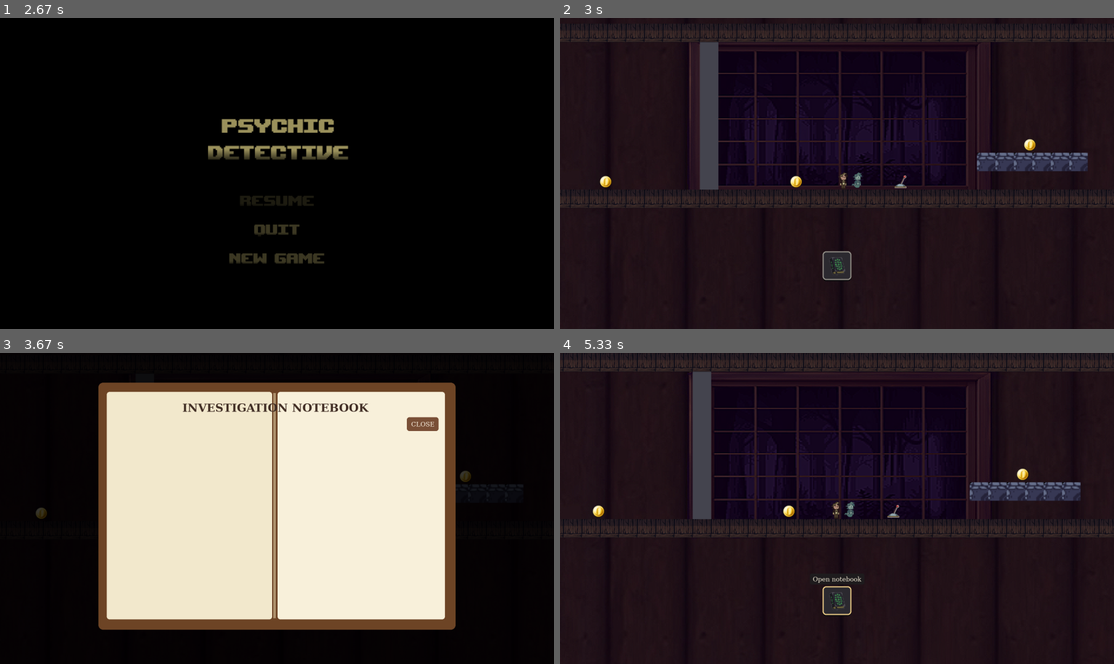
Above: before the commit, frames 1-4 (two rows, left to right).
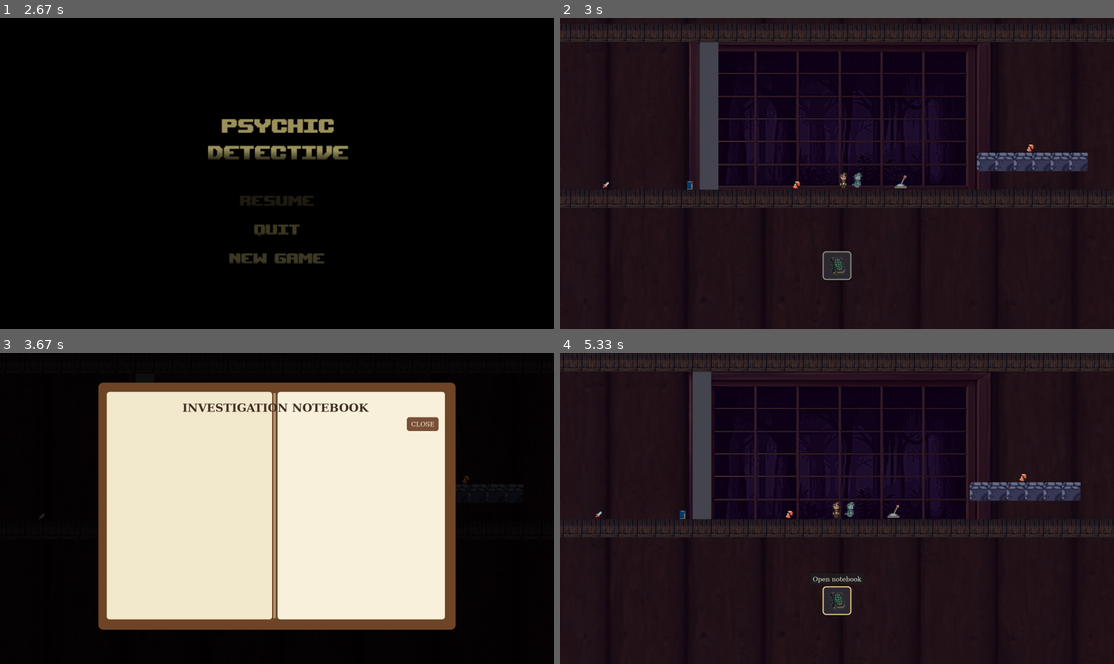
Above: after the commit, the same moments.

Repository: CS-321-Mystery-Inc/Murder-Mystery-pygame-
Game: pygame game, started from gameloop.py
Same seed, same stepped clock (60 frames per second), same inputs: the game is played once before the commit and once after it.
Inputs (mouse positions are in pixels of both pictures, inside the frame that each line leads up to):
- Up to frame 1 (2.67 s): type "2 (at the terminal prompt)" at 0 s; click (216, 195) at 0.38 s; click (454, 164) at 1.22 s; click (282, 195) at 1.55 s; click (105, 126) at 1.88 s; click (216, 136) at 2.22 s; click (288, 67) at 2.55 s
- Up to frame 2 (3 s): click (809, 254) at 2.88 s
- Up to frame 3 (3.67 s): click (277, 601) at 3.22 s; hold Right from 3.5 s (still down); hold D from 3.5 s (still down); tap Space at 3.57 s
- Up to frame 4 (5.33 s): tap Space at 3.87 s; release Right at 3.97 s; release D at 3.97 s; tap Esc at 5 s

Frame 1 is identical in both runs. In frame 2, 0.2% of the frame differs, in the area x 7-86%, y 38-56%; in frame 3, 0.1%; in frame 4, 0.2%, in the area x 5-85%, y 37-54%.

Commit message:
Updated Clues (#63)
* Add files via upload

Clue assets (levels 1 and 2)

* Add files via upload

Implemented new clues (level 1)

* Add files via upload

Updated clue descriptions

Diff:
--- a/gameloop.py
+++ b/gameloop.py
@@ -1,4 +1,5 @@
-"""Psychic Detective - Level 1, bottom-center notebook HUD, and save/load.
+"""
+Psychic Detective - Level 1, bottom-center notebook HUD, and save/load.
 
 Place at the project root alongside scripts/, menus/, and database/.
 The closed-book HUD icon is loaded from data/images/notebook.png when present.
@@ -12,7 +13,7 @@
 
 from scripts.utils import load_image, load_images, Animation
 from scripts.entities import PhysicsEntity
-from scripts.tilemap import Tilemap, LEVEL_ONE_ITEMS
+from scripts.tilemap import Tilemap, LEVEL_ONE_ITEMS, LEVEL_TWO_ITEMS
 from scripts.interactable import Switch, MovableWall
 from scripts.clue import Clue
 from menus.mainmenu import MainMenu
@@ -37,7 +38,7 @@
         self.movement1 = [False, False]
         self.movement2 = [False, False]
 
-        # Reuse the team's existing art until final level assets are available.
+        # Stores assets used in-game.
         self.assets = {
             'decor': load_images('tiles/decor'),
             'grass': load_images('tiles/grass'),
@@ -47,6 +48,13 @@
             'astral_player': load_image('entities/astral/astral_player.png'),
             'background': load_image('background5.png'),
             'floor': load_images('tiles/floor'),
+            'enchanted_parchment': pygame.transform.scale_by(load_image('entities/clues/enchanted_parchment.png'), 0.5),
+            'dagger': pygame.transform.scale_by(load_image('entities/clues/dagger.png'), 0.5),
+            'broken_brooch': pygame.transform.scale_by(load_image('entities/clues/broken_brooch.png'), 0.5),
+            'justice_tarot_card': pygame.transform.scale_by(load_image('entities/clues/justice_tarot_card.png'), 0.5),
+            'embroidery_scissors': pygame.transform.scale_by(load_image('entities/clues/embroidery_scissors.png'), 0.5),
+            'small_sweater': pygame.transform.scale_by(load_image('entities/clues/small_sweater.png'), 0.5),
+            'emperor_tarot_card': pygame.transform.scale_by(load_image('entities/clues/emperor_tarot_card.png'), 0.5),
             'corporeal/idle': Animation(load_images('entities/corporeal/idle'), img_dur=6),
             'corporeal/run': Animation(load_images('entities/corporeal/run'), img_dur=4),
             'astral/idle': Animation(load_images('entities/astral/idle'), img_dur=6),
@@ -54,9 +62,8 @@
             'switch/idle': Animation(load_images('entities/lever/idle'), img_dur=6),
             'switch/flipped': Animation(load_images('entities/lever/flipped'), img_dur=6),
         }
-        self.clue_img = load_image('entities/clues/placeholderclue.png')
+
         # The user-provided closed-book icon lives in the standard assets folder.
-        # Keep a drawn fallback so teammates can run before notebook.png is added.
         notebook_icon_path = 'data/images/notebook.png'
         self.notebook_icon = (load_image('notebook.png')
                               if os.path.isfile(notebook_icon_path) else None)
@@ -76,6 +83,7 @@
                        self.player.pos[1] - self.screen_height // 2]
 
         self.interactables = pygame.sprite.Group()
+
         # Solid barrier between the ceiling (y=128) and ground (y=640).
         self.secret_wall = MovableWall(self, (1536, 128), size=(64, 512))
         self.lever = Switch(self, (2200, 576), linked_wall=self.secret_wall)
@@ -84,25 +92,28 @@
 
         self.clue_catalog = {item['id']: item for item in LEVEL_ONE_ITEMS}
         self.clues = pygame.sprite.Group()
-        self.collected_clues = []  # legacy list; the database is the source of truth
+        self.collected_clues = []  # Legacy list; the database is the source of truth
         self.spawn_clues()
         self.refresh_collected()
 
         self.paused = False
         self.in_notebook = False
+
         # Esc still brings up the original-style dark pause menu. The notebook
         # is accessible directly from the bottom-center in-game inventory slot.
         self.pause_options = ['RESUME GAME', 'SAVE GAME', 'LOAD GAME', 'QUIT GAME']
         self.pause_selection = 0
         self.pause_status = ''
         self.pause_option_rects = []
-        # Leave the notebook high enough to be fully visible in a 1920x1080 window.
+
+        # Leaves the notebook high enough to be fully visible in a 1920x1080 window.
         self.notebook_hud_rect = pygame.Rect(self.screen_width // 2 - 50,
                                              self.screen_height - 270, 100, 100)
         self.notebook_close_rect = pygame.Rect(1440, 153, 100, 54)
         self.notebook_type_rects = {}
         self.notebook_item_rects = {}
         self.notebook_selected_item = None
+
         # Evidence pickup notifications appear briefly over gameplay.
         # Queue them so collecting multiple items quickly does not skip any text.
         self.collection_notifications = []
@@ -118,17 +129,38 @@
     # ----- Level items and persistence -----
 
     def spawn_clues(self):
-        """Instantiate the current level's evidence from one editable catalog."""
+        # Instantiates the current level's evidence from one editable catalog.
         self.clues.empty()
-        for item in LEVEL_ONE_ITEMS:
-            x = int(item['center_x'] - self.clue_img.get_width() / 2)
-            y = int(item['surface_y'] - self.clue_img.get_height())
-            self.clues.add(Clue((x, y), self.clue_img, item['name'],
-                                evidence_id=item['id'], item_type=item['item_type'],
-                                description=item['description']))
+
+        # Level 1
+        for i in range(len(LEVEL_ONE_ITEMS)):
+            if (i == 0 or i == 1): # Enchanted Parchments
+                x = int(LEVEL_ONE_ITEMS[i]['center_x'] - self.assets['enchanted_parchment'].get_width() / 2)
+                y = int(LEVEL_ONE_ITEMS[i]['surface_y'] - self.assets['enchanted_parchment'].get_height())
+                self.clues.add(Clue((x, y), self.assets['enchanted_parchment'], LEVEL_ONE_ITEMS[i]['name'],
+                    evidence_id=LEVEL_ONE_ITEMS[i]['id'], item_type=LEVEL_ONE_ITEMS[i]['item_type'],
+                    description=LEVEL_ONE_ITEMS[i]['description']))
+            elif (i == 2): # Dagger
+                x = int(LEVEL_ONE_ITEMS[i]['center_x'] - self.assets['dagger'].get_width() / 2)
+                y = int(LEVEL_ONE_ITEMS[i]['surface_y'] - self.assets['dagger'].get_height())
+                self.clues.add(Clue((x, y), self.assets['dagger'], LEVEL_ONE_ITEMS[i]['name'],
+                    evidence_id=LEVEL_ONE_ITEMS[i]['id'], item_type=LEVEL_ONE_ITEMS[i]['item_type'],
+                    description=LEVEL_ONE_ITEMS[i]['description']))
+            elif (i == 3): # Broken Brooch
+                x = int(LEVEL_ONE_ITEMS[i]['center_x'] - self.assets['broken_brooch'].get_width() / 2)
+                y = int(LEVEL_ONE_ITEMS[i]['surface_y'] - self.assets['broken_brooch'].get_height())
+                self.clues.add(Clue((x, y), self.assets['broken_brooch'], LEVEL_ONE_ITEMS[i]['name'],
+                    evidence_id=LEVEL_ONE_ITEMS[i]['id'], item_type=LEVEL_ONE_ITEMS[i]['item_type'],
+                    description=LEVEL_ONE_ITEMS[i]['description']))
+            elif (i == 4): # Justice Tarot Card
+                x = int(LEVEL_ONE_ITEMS[i]['center_x'] - self.assets['justice_tarot_card'].get_width() / 2)
+                y = int(LEVEL_ONE_ITEMS[i]['surface_y'] - self.assets['justice_tarot_card'].get_height())
+                self.clues.add(Clue((x, y), self.assets['justice_tarot_card'], LEVEL_ONE_ITEMS[i]['name'],
+                    evidence_id=LEVEL_ONE_ITEMS[i]['id'], item_type=LEVEL_ONE_ITEMS[i]['item_type'],
+                    description=LEVEL_ONE_ITEMS[i]['description']))
 
     def refresh_collected(self):
-        """Keep notebook and visible pickups consistent with database evidence."""
+        # Keeps notebook and visible pickups consistent with database evidence.
         self.evidence_rows = db.get_evidence()
         collected_ids = {row[0] for row in self.evidence_rows}
         for clue in list(self.clues):
@@ -137,7 +169,7 @@
         self.collected_clues = [row[1] for row in self.evidence_rows]
 
     def reset_level(self, clear_evidence=True):
-        """New Game resets coins and lever, without deleting the existing save slot."""
+        # New Game resets coins and lever without deleting the existing save slot.
         if clear_evidence:
             db.clear_evidence()
         self.player.pos = [2000, 576]
@@ -168,7 +200,7 @@
         self.collection_notification_started_at = None
 
     def collect_clue(self, clue, player_label):
-        """Persist first, then remove the object from the level."""
+        # Persists first, then removes the object from the level.
         if clue not in self.clues:
             return False
         try:
@@ -257,7 +289,7 @@
         return rect
 
     def draw_wrapped(self, text, font, color, x, y, max_width, line_height=42):
-        """Render descriptions without relying on hard-coded line breaks."""
+        # Renders descriptions without relying on hard-coded line breaks.
         words = text.split()
         line = ''
         for word in words:
@@ -274,7 +306,7 @@
         return y
 
     def draw_notebook_hud(self):
-        """Always-owned inventory slot; clicking it pauses play and opens the book."""
+        # Always-owned inventory slot; clicking it pauses play and opens the book.
         rect = self.notebook_hud_rect
         hovered = rect.collidepoint(self.screen_to_game(pygame.mouse.get_pos()))
         shadow = rect.move(0, 4)
@@ -303,7 +335,7 @@
             self.display.blit(tooltip, tip_rect)
 
     def draw_pause_menu(self):
-        """Original dark menu style: plain gray text, gold selection, no cards."""
+        # Original dark menu style: plain gray text, gold selection, no cards.
         overlay = pygame.Surface((self.screen_width, self.screen_height), pygame.SRCALPHA)
         overlay.fill((0, 0, 0, 150))
         self.display.blit(overlay, (0, 0))
@@ -324,7 +356,7 @@
                            self.screen_height // 2 + 50 + len(self.pause_options) * 60, True)
 
     def draw_collection_notification(self):
-        """Show each newly collected clue's name for about 2.5 seconds."""
+        # Shows each newly collected clue's name for about 2.5 seconds.
         if not self.collection_notifications:
             return
         now = pygame.time.get_ticks()
@@ -360,7 +392,7 @@
         if self.notebook_art is not None:
             self.display.blit(self.notebook_art, (315, -90))
 
-        # Retain the two-page paper notebook design from the prior version.
+        # Retains the two-page paper notebook design from the prior version.
         pygame.draw.rect(self.display, (111, 70, 39), (341, 103, 1238, 858), border_radius=16)
         pygame.draw.rect(self.display, (244, 234, 206), (370, 135, 573, 790), border_radius=9)
         pygame.draw.rect(self.display, (250, 242, 220), (962, 135, 580, 790), border_radius=9)
@@ -377,7 +409,7 @@
 
         self.notebook_type_rects = {}  # Kept empty for compatibility with mouse handling.
         self.notebook_item_rects = {}
-        # Show only clues belonging to the current level. Older database rows
+        # Shows only clues belonging to the current level. Older database rows
         # (such as example evidence) must not introduce an "Other Evidence" tab.
         visible_rows = [row for row in self.evidence_rows if row[0] in self.clue_catalog]
         # Newly started notebooks stay genuinely blank until something is found.
@@ -407,7 +439,7 @@
                           1015, 485, 460)
 
     def screen_to_game(self, pos):
-        """Map mouse coordinates to 1920x1080 game coordinates if scaled."""
+        # Maps mouse coordinates to 1920x1080 game coordinates if scaled.
         width, height = self.screen.get_size()
         return (int(pos[0] * self.screen_width / width),
                 int(pos[1] * self.screen_height / height))
@@ -435,9 +467,9 @@
 
     def open_notebook(self):
         self.in_notebook = True
-        self.paused = True  # both flags ensure NO world updates while reading
+        self.paused = True  # Both flags ensure NO world updates while reading.
         self.freeze_game()
-        # If a clue was found, show its contents immediately on opening.
+        # Shows a clue's contents immediately on opening if found.
         current_level_rows = [row for row in self.evidence_rows
                               if row[0] in self.clue_catalog]
         self.notebook_selected_item = (current_level_rows[0][0]
@@ -445,7 +477,7 @@
 
     def close_notebook(self):
         self.in_notebook = False
-        self.paused = False  # return straight to gameplay; no Esc/pause detour
+        self.paused = False  # Returns straight to gameplay; no Esc/pause detour.
         self.freeze_game()
 
     def activate_pause_option(self, index):
@@ -510,7 +542,7 @@
                         self.pause_status = ''
                     continue
                 if self.in_notebook:
-                    continue  # never move, jump, dash or interact while reading
+                    continue  # Never move, jump, dash or interact while reading.
                 if self.paused:
                     if event.key == pygame.K_UP:
                         self.pause_selection = (self.pause_selection - 1) % len(self.pause_options)
@@ -606,8 +638,8 @@
             self.draw_pause_menu()
 
     def run(self):
-        # Keep the team's audio where available; menu and game remain usable
-        # if the optional sound files are not installed on a teammate's machine.
+        # Keeps the team's audio where available; menu and game remain usable.
+        # If the optional sound files are not installed on a teammate's machine.
         intro = pencil = None
         try:
             intro = pygame.mixer.Sound('data/audio/intro.mp3')
--- a/scripts/clue.py
+++ b/scripts/clue.py
@@ -5,7 +5,7 @@
     """Collectible placeholder sprite; metadata can represent any evidence type."""
 
     def __init__(self, pos, image, item_name, evidence_id=None,
-                 item_type="Coin", description=""):
+                 item_type="Clue", description=""):
         super().__init__()
         self.image = image
         self.pos = list(pos)
--- a/scripts/tilemap.py
+++ b/scripts/tilemap.py
@@ -11,20 +11,40 @@
 # The passage at x=1536 is blocked by a separate movable wall until the lever
 # at x=2200 is flipped. Platforms are one jump above the main floor.
 LEVEL_ONE_ITEMS = (
-    {"id": 101, "name": "Coin 1", "item_type": "Coin", "center_x": 1870,
+    {"id": 101, "name": "Enchanted Parchment", "item_type": "Clue", "center_x": 1870,
      "surface_y": GROUND_ROW * TILE_SIZE,
-     "description": "The stone remembers what it guards. Look east for an iron tongue; only a living hand can wake it."},
-    {"id": 102, "name": "Coin 2", "item_type": "Coin", "center_x": 2680,
+     "description": "Torn hastily from a book. The letters spell 'Abra'."},
+    {"id": 102, "name": "Enchanted Parchment", "item_type": "Clue", "center_x": 2680,
      "surface_y": 8 * TILE_SIZE,
-     "description": "Above the right-hand path, the second mark waits. When iron yields, follow the passage toward the setting sun."},
-    {"id": 103, "name": "Coin 3", "item_type": "Coin", "center_x": 1210,
+     "description": "Torn hastily from a book. The letters spell 'Kadabra'."},
+    {"id": 103, "name": "Dagger", "item_type": "Clue", "center_x": 1210,
      "surface_y": GROUND_ROW * TILE_SIZE,
-     "description": "The opened wall hid no answer, only a road. Seek the higher stones farther west for the final whisper."},
-    {"id": 104, "name": "Coin 4", "item_type": "Coin", "center_x": 800,
+     "description": "Dulled with time, but still useful."},
+    {"id": 104, "name": "Broken Brooch", "item_type": "Clue", "center_x": 800,
      "surface_y": 8 * TILE_SIZE,
-     "description": "Four quiet witnesses speak only when gathered. Keep their words close; the notebook never forgets."},
+     "description": "A decorative clasp in the shape of a gem. Handle with care."},
+    {"id": 105, "name": "Justice Tarot Card", "item_type": "Clue", "center_x": 1500,
+     "surface_y": GROUND_ROW * TILE_SIZE,
+     "description": "'Truth, Fairness, Karmic Balance, Accountable Decisions' [4]."}
 )
 
+LEVEL_TWO_ITEMS = (
+    {"id": 101, "name": "Enchanted Parchment", "item_type": "Clue", "center_x": 1870,
+     "surface_y": GROUND_ROW * TILE_SIZE,
+     "description": "Torn hastily from a book. The letters spell 'Entrails'."},
+    {"id": 102, "name": "Enchanted Parchment", "item_type": "Clue", "center_x": 2680,
+     "surface_y": 8 * TILE_SIZE,
+     "description": "Torn hastily from a book. The letters spell 'Kerfuffles'."},
+    {"id": 103, "name": "Embroidery Scissors", "item_type": "Clue", "center_x": 1210,
+     "surface_y": GROUND_ROW * TILE_SIZE,
+     "description": "Designed for detailed work."},
+    {"id": 104, "name": "Small Sweater", "item_type": "Clue", "center_x": 800,
+     "surface_y": 8 * TILE_SIZE,
+     "description": "Made with an animal friend in mind."},
+    {"id": 105, "name": "Emperor Tarot Card", "item_type": "Clue", "center_x": 1500,
+     "surface_y": GROUND_ROW * TILE_SIZE,
+     "description": "'Structure, Divine Order, Stability, Protective Authority' [3]."}
+)
 
 class Tilemap:
     def __init__(self, game, tile_size=64):
Binary file added: data/images/entities/clues/broken_brooch.png
Binary file added: data/images/entities/clues/dagger.png
Binary file added: data/images/entities/clues/embroidery_scissors.png
Binary file added: data/images/entities/clues/emperor_tarot_card.png
Binary file added: data/images/entities/clues/enchanted_parchment.png
Binary file added: data/images/entities/clues/justice_tarot_card.png
Binary file added: data/images/entities/clues/small_sweater.png
